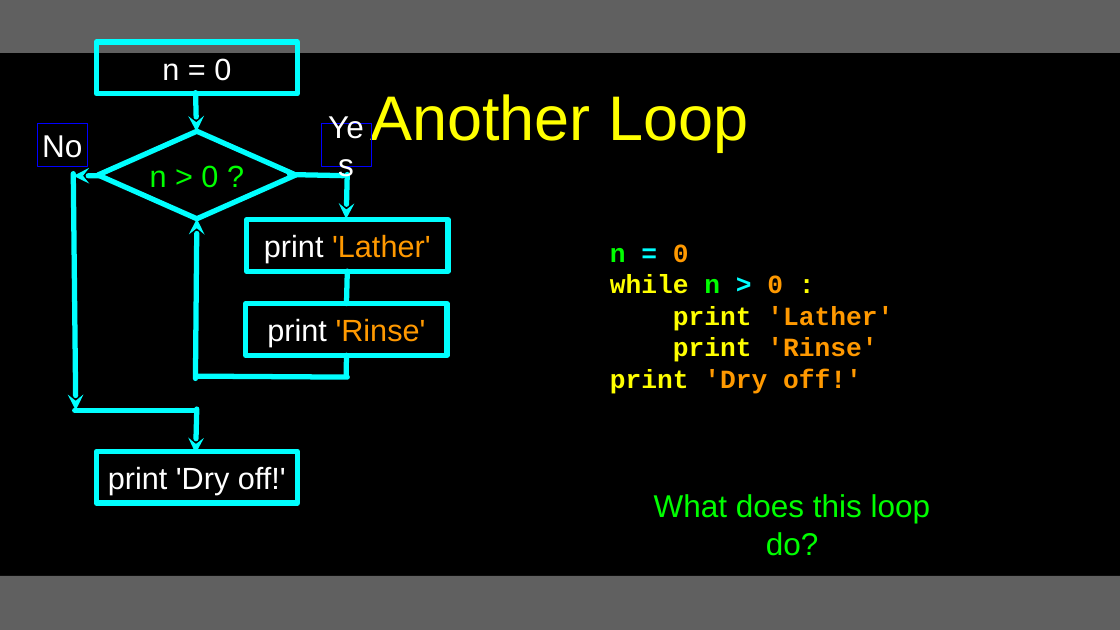
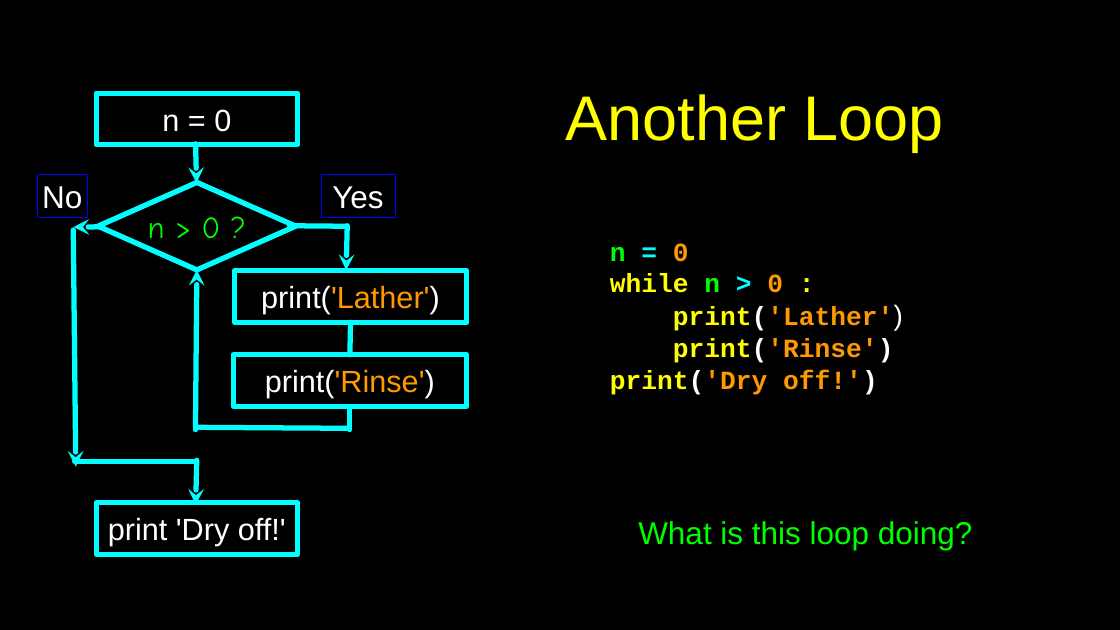
Before and after one commit to csev/py4e, a slide deck: slide 4 of lectures3/Pythonlearn-05-Iterations.pptx. Drawn at 1120x630 pixels with LibreOffice and Linux fonts; fonts in the diff are those of the drawing. Boxes give left, top, right and bottom in pixels: in the first picture for what was removed or moved away, otherwise in the second. Text is boxed around its words. In the diff, an @@ line names an element or a change of style, - is before the commit and + after.

```diff
--- a/lectures3/Pythonlearn-05-Iterations.pptx
+++ b/lectures3/Pythonlearn-05-Iterations.pptx
@@ rectangle removed at [0,0,1120,53] @@
@@ title "Another Loop": place and size @@
-title "Another Loop" at [370,94,748,152]
+title "Another Loop" at [566,94,944,152]
@@ rectangle "Yes": place and size @@
-rectangle "Yes" at [321,123,371,166]
+rectangle "Yes" at [321,174,396,217]
@@ diamond "n > 0 ?" at [98,183,296,270]: font Arial to Comic Neue @@
@@ arrow moved from (76, 410) - (73, 174) to (76, 467) - (73, 230) @@
@@ 5 arrows, 3 rectangles, 3 lines, 1 diamond: place and size @@
-5 arrows, 3 rectangles, 3 lines, 1 diamond at [37,42,347,503]
+5 arrows, 3 rectangles, 3 lines, 1 diamond at [37,93,347,554]
@@ rectangle "print('Lather')": place and size @@
-rectangle "print('Lather')" at [247,220,448,271]
+rectangle "print('Lather')" at [234,271,466,323]
@@ text in rectangle at [261,285,440,314]: text changed @@
-print 'Lather'
+print('Lather')
@@ line moved from (347, 271) - (346, 304) to (350, 323) - (350, 355) @@
@@ text at [610,307,894,395]: text changed @@
-print 'Lather'
-print 'Rinse'
-print 'Dry off!'
+print('Lather')
+print('Rinse')
+print('Dry off!')
@@ rectangle "print('Rinse')": place and size @@
-rectangle "print('Rinse')" at [246,304,447,355]
+rectangle "print('Rinse')" at [233,355,466,406]
@@ text in rectangle at [265,369,435,398]: text changed; text colour #FF9900 to #FFFFFF @@
-print 'Rinse'
+print('Rinse')
@@ line moved from (346, 355) - (346, 376) to (350, 406) - (350, 430) @@
@@ text at [638,521,973,550]: text changed @@
-What does this loop do?
+What is this loop doing?
@@ rectangle at [0,576,1120,630]: fill #606060 to #000000 @@
```
Also in this commit, not shown: 51 other slides changed, 5 other files.
